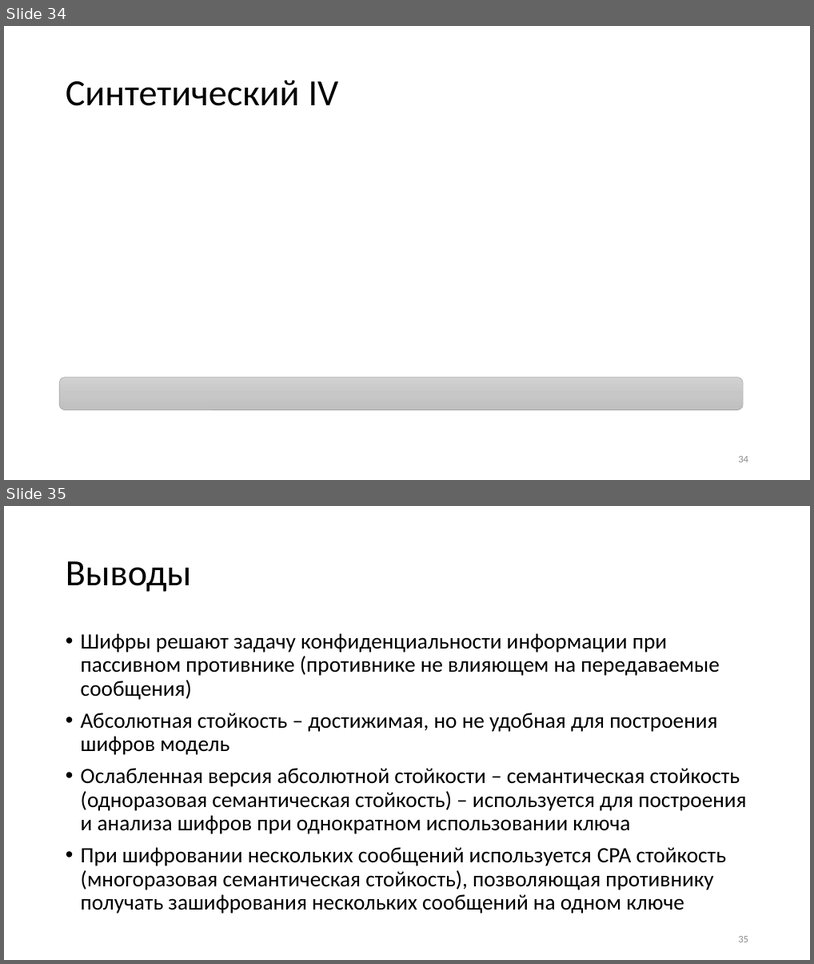
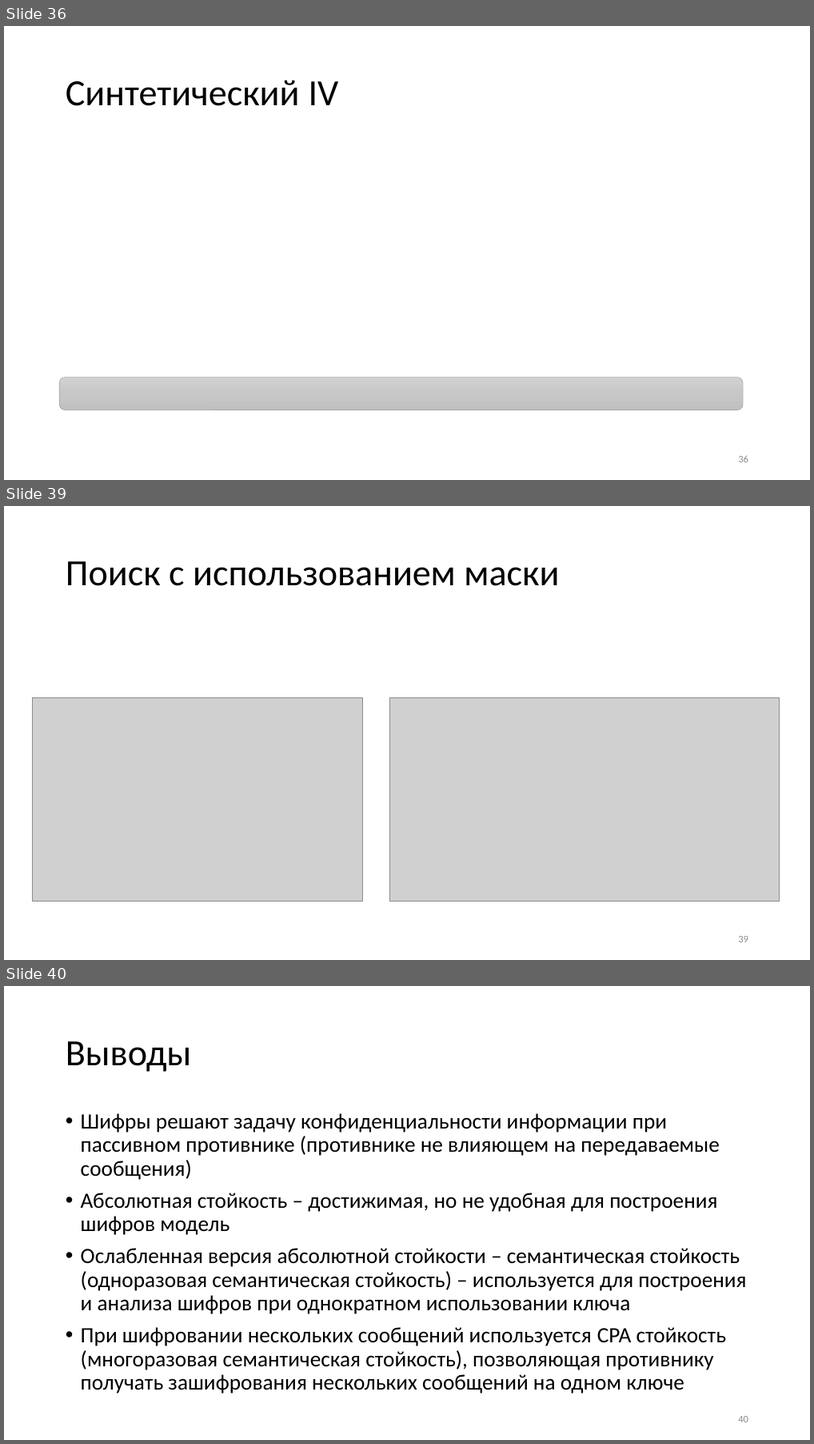
Before and after one commit to GeorgyFirsov-s-forks/CryptoLectures, a slide deck: Lectures/Lecture8.pptx. Shown one above the other, each under a label of ours: slides 34 and 35 before the commit, slides 36, 39 and 40 after it; the slides between them are not shown. The pictures are 814x964 and 814x1444 pixels, drawn with LibreOffice and Linux fonts; fonts in the diff are those of the drawing; grey boxes stand for pictures. Boxes give left, top, right and bottom in pixels: in the first picture for what was removed or moved away, otherwise in the second. Text is boxed around its words. In the diff, an @@ line names an element or a change of style, - is before the commit and + after.

```diff
--- a/Lectures/Lecture8.pptx
+++ b/Lectures/Lecture8.pptx
@@ slide 39 added at (x1=4, y1=506, x2=810, y2=960), background #FFFFFF @@
@@ title added at (x1=66, y1=561, x2=559, y2=586), 44 pt, text #000000 @@
+Поиск с использованием маски
@@ picture added at (x1=33, y1=698, x2=362, y2=901) @@
@@ picture added at (x1=390, y1=698, x2=780, y2=901) @@
@@ page number added at (x1=738, y1=936, x2=749, y2=942), 12 pt, text #8C8C8C @@
+39
@@ what was slide 34 is now slide 36 @@
@@ page number at (x1=738, y1=455, x2=749, y2=462): text changed @@
-34
+36
@@ what was slide 35 is now slide 40 @@
@@ page number at (x1=738, y1=1416, x2=749, y2=1422): text changed @@
-35
+40
```
Also in this commit, not shown: 4 slides changed, 4 other slides added, 3 other files.
